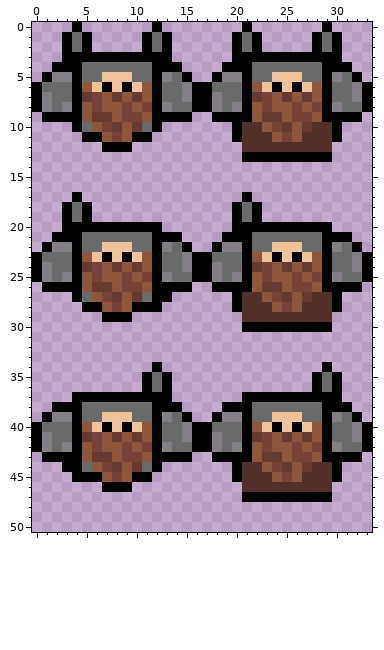
Pixel-art sprite: Assets/Sprites/Characters/player.png. That is the earlier state.
The file is 34x51 pixels.
Now the later version:
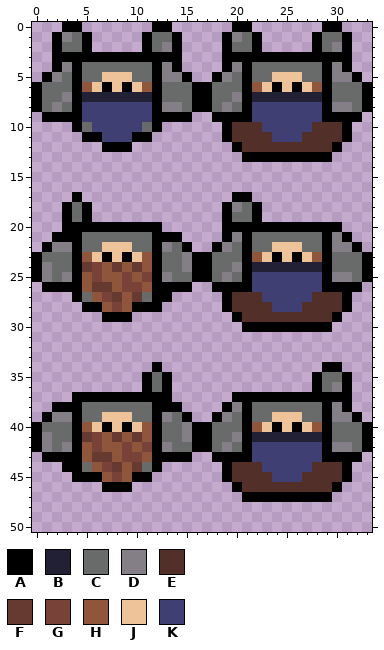
Palette (. is transparent): A #000000  B #222034  C #696a6a  D #847e87  E #522f28  F #663931  G #784238  H #8f563b  J #eec39a  K #3f3f74
Difference:
y 0: x 3 . -> A; x 13 . -> A; x 20 . -> A; x 30 . -> A
y 1: x 2..3 .A -> AD; x 13..14 A. -> CA; x 19..20 .A -> AD; x 30..31 A. -> CA
y 2: x 2..3 .A -> AC; x 13..14 A. -> DA; x 19..20 .A -> AC; x 30..31 A. -> DA
y 3: x 2 . -> A; x 14 . -> A; x 19 . -> A; x 31 . -> A
y 4: x 3 A -> D; x 13 A -> D; x 20 A -> D; x 30 A -> D
y 5: x 3 D -> C; x 14 C -> D; x 20 D -> C; x 31 C -> D
y 6: x 15 D -> C; x 32 D -> C
y 7: x 1 D -> C; x 3 C -> D; x 5..11 FGHFHFH -> BBBBBBB; x 15 D -> C; x 18 D -> C; x 20 C -> D; x 22..28 FGHFHFH -> BBBBBBB; x 32 D -> C
y 8: x 1..3 DCD -> CDC; x 5..11 HGHHGHG -> KKKKKKK; x 14 C -> D; x 18..20 DCD -> CDC; x 22..28 HGHHGHG -> KKKKKKK; x 31 C -> D
y 9: x 5..11 HFFHGGH -> KKKKKKK; x 22..28 HFFHGGH -> KKKKKKK
y 10: x 6..10 HGFHF -> KKKKK; x 19..20 .A -> AE; x 23..27 HGFHF -> KKKKK; x 30..31 A. -> EA
y 11: x 7..9 HGH -> KKK; x 19..20 .A -> AE; x 24..26 HGH -> KKK; x 30..31 A. -> EA
y 12: x 20 . -> A; x 30 . -> A
y 17: x 20 . -> A
y 18: x 19..20 .A -> AD
y 19: x 19..20 .A -> AC
y 20: x 19 . -> A; x 30 . -> A
y 21: x 20 A -> D; x 30 A -> D
y 22: x 20 D -> C; x 31 C -> D
y 23: x 32 D -> C
y 24: x 18 D -> C; x 20 C -> D; x 22..28 FGHFHFH -> BBBBBBB; x 32 D -> C
y 25: x 18..20 DCD -> CDC; x 22..28 HGHHGHG -> KKKKKKK; x 31 C -> D
y 26: x 22..28 HFFHGGH -> KKKKKKK
y 27: x 19..20 .A -> AE; x 23..27 HGFHF -> KKKKK; x 30..31 A. -> EA
y 28: x 19..20 .A -> AE; x 24..26 HGH -> KKK; x 30..31 A. -> EA
y 29: x 20 . -> A; x 30 . -> A
y 34: x 30 . -> A
y 35: x 30..31 A. -> CA
y 36: x 30..31 A. -> DA
y 37: x 20 . -> A; x 31 . -> A
y 38: x 20 A -> D; x 30 A -> D
y 39: x 20 D -> C; x 31 C -> D
y 40: x 32 D -> C
y 41: x 18 D -> C; x 20 C -> D; x 22..28 FGHFHFH -> BBBBBBB; x 32 D -> C
y 42: x 18..20 DCD -> CDC; x 22..28 HGHHGHG -> KKKKKKK; x 31 C -> D
y 43: x 22..28 HFFHGGH -> KKKKKKK
y 44: x 19..20 .A -> AE; x 23..27 HGFHF -> KKKKK; x 30..31 A. -> EA
y 45: x 19..20 .A -> AE; x 24..26 HGH -> KKK; x 30..31 A. -> EA
y 46: x 20 . -> A; x 30 . -> A
